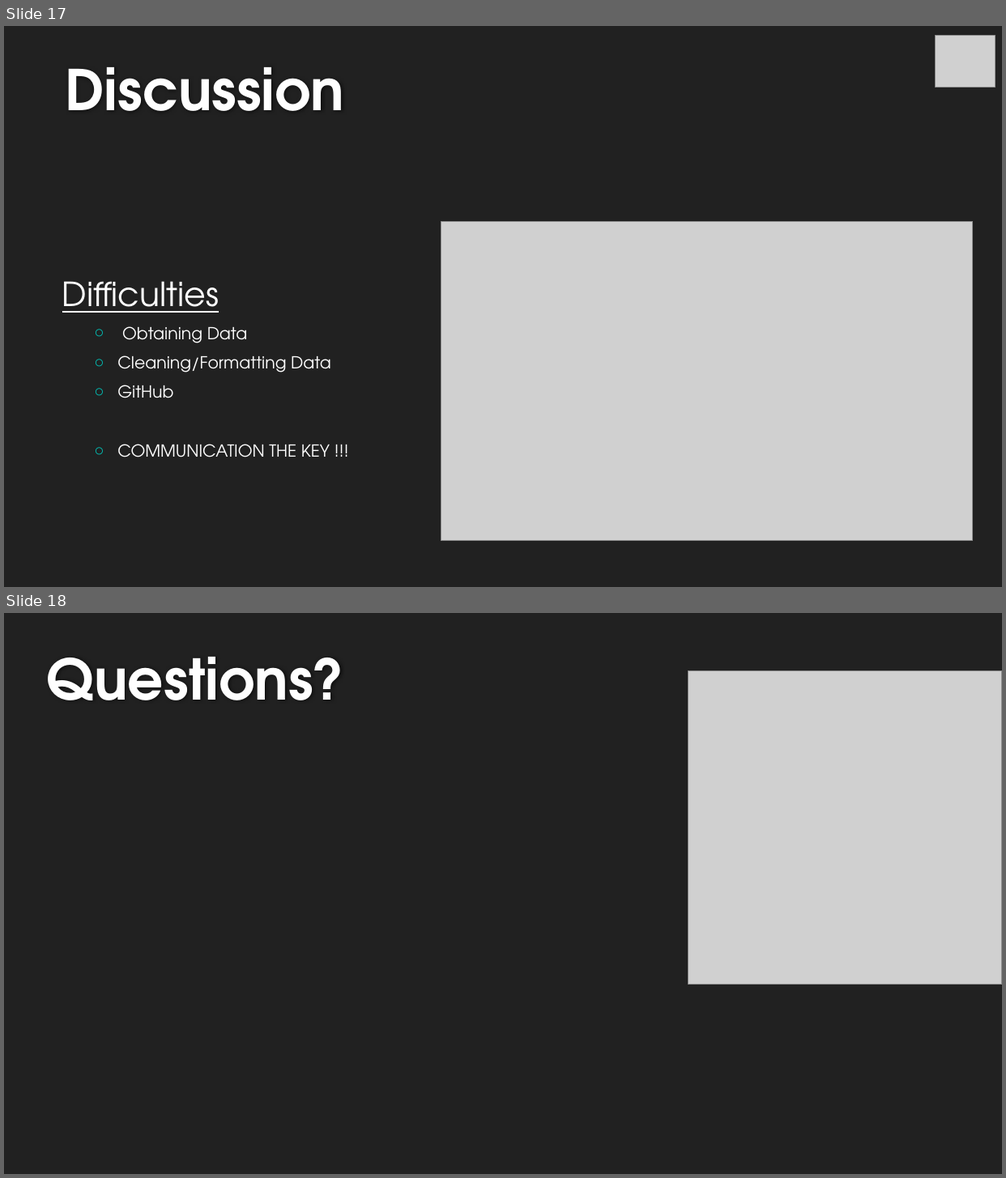
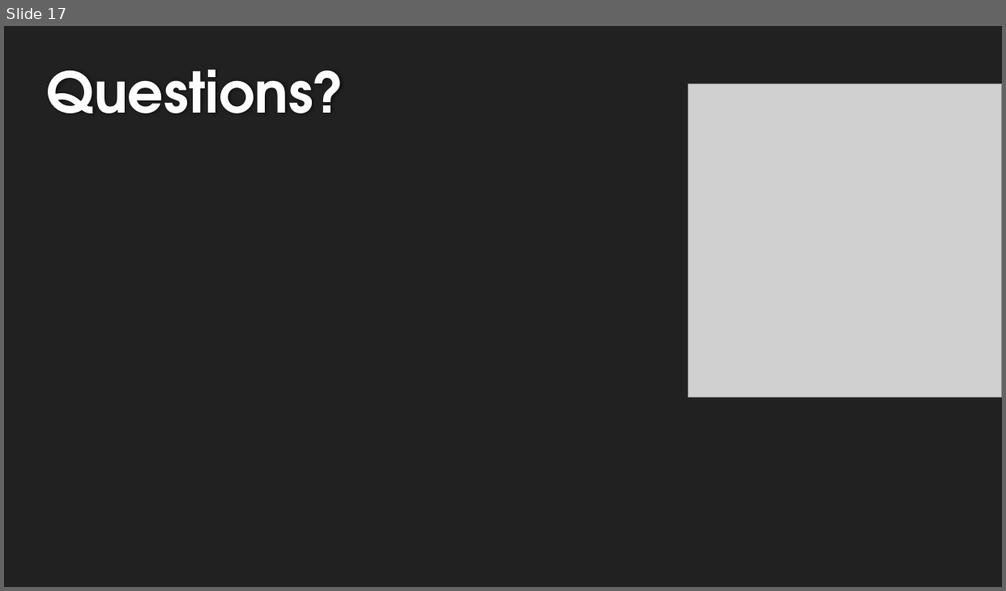
Before and after one commit to michelleherman13/auto-sales, a slide deck: Presentation/Auto_sales_DH.pptx. Shown one above the other, each under a label of ours: slides 17 and 18 before the commit, slide 17 after it. The pictures are 1006x1178 and 1006x591 pixels, drawn with LibreOffice and Linux fonts; fonts in the diff are those of the drawing; grey boxes stand for pictures; background and template pictures are left out. Boxes give left, top, right and bottom in pixels: in the first picture for what was removed or moved away, otherwise in the second. Text is boxed around its words. In the diff, an @@ line names an element or a change of style, - is before the commit and + after.

```diff
--- a/Presentation/Auto_sales_DH.pptx
+++ b/Presentation/Auto_sales_DH.pptx
@@ slide 17 removed at (4,26,1002,587), background #212121 @@
@@ picture removed at (936,36,996,88) @@
@@ title removed at (65,67,344,111) @@
-Discussion
@@ picture removed at (441,221,973,541) @@
@@ text removed at (62,281,331,458) @@
-Difficulties
-  ○ Obtaining Data
-  ○ Cleaning/Formatting Data
-  ○ GitHub
-  ○ COMMUNICATION THE KEY !!!
@@ what was slide 18 is now slide 17 @@
```
Also in this commit, not shown: 1 slide changed, 1 other file.
